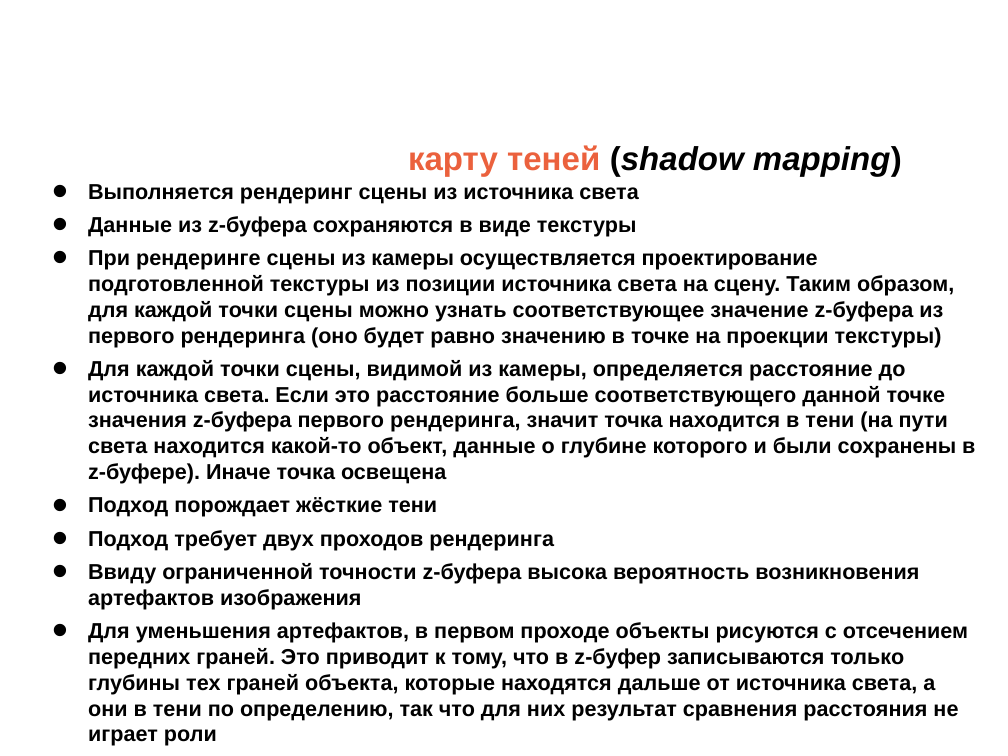
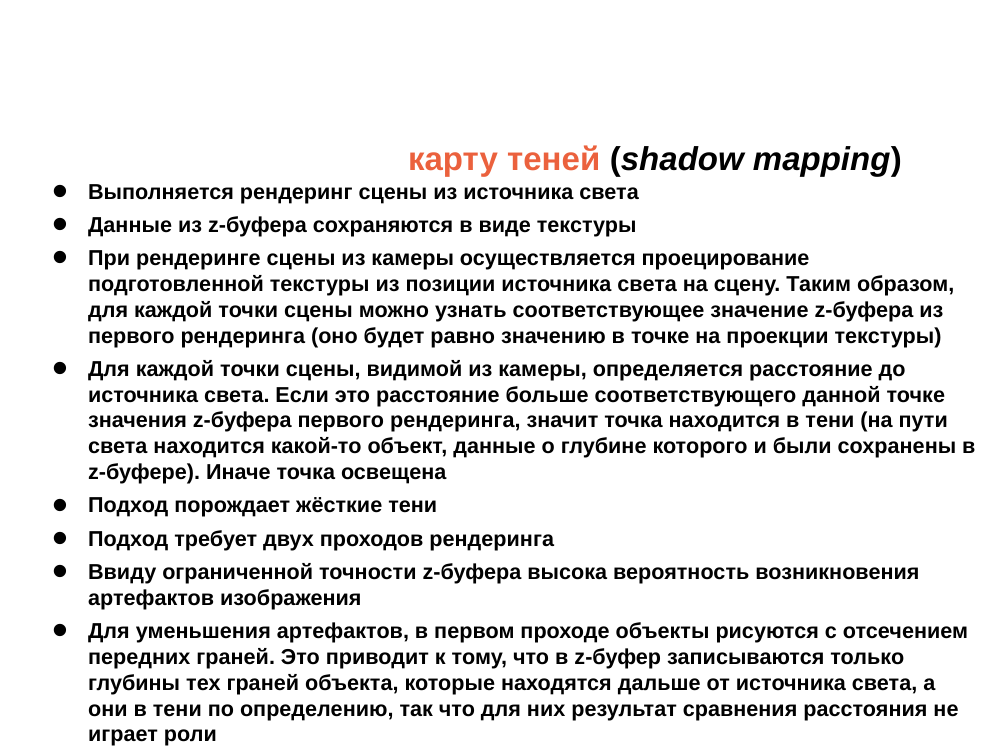
Before and after one commit to icosaeder/vr-lect, a slide deck: slide 10 of Лекции/Лекция 8/Лекция №8.odp. Drawn at 1008x756 pixels with LibreOffice and Linux fonts; fonts in the diff are those of the drawing; background and template pictures are left out. Boxes give left, top, right and bottom in pixels: in the first picture for what was removed or moved away, otherwise in the second. Text is boxed around its words. In the diff, an @@ line names an element or a change of style, - is before the commit and + after.

```diff
--- a/Лекции/Лекция 8/Лекция №8.odp
+++ b/Лекции/Лекция 8/Лекция №8.odp
@@ text at [88, 253, 954, 347]: text changed @@
-• При рендеринге сцены из камеры осуществляется проектирование подготовленной текстуры из позиции источника света на сцену. Таким образом, для каждой точки сцены можно узнать соответствующее значение z-буфера из первого рендеринга (оно будет равно значению в точке на проекции текстуры)
+• При рендеринге сцены из камеры осуществляется проецирование подготовленной текстуры из позиции источника света на сцену. Таким образом, для каждой точки сцены можно узнать соответствующее значение z-буфера из первого рендеринга (оно будет равно значению в точке на проекции текстуры)
```
Also in this commit, not shown: 1 other slide changed, 1 other file.
